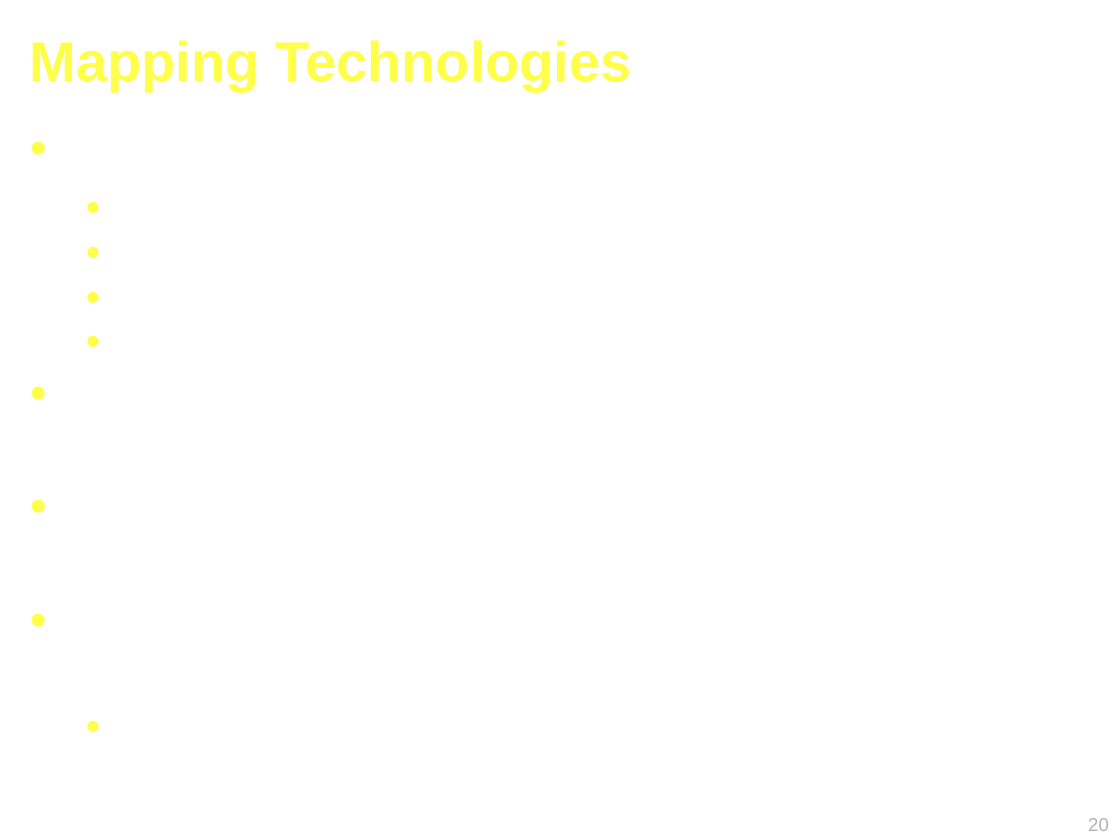
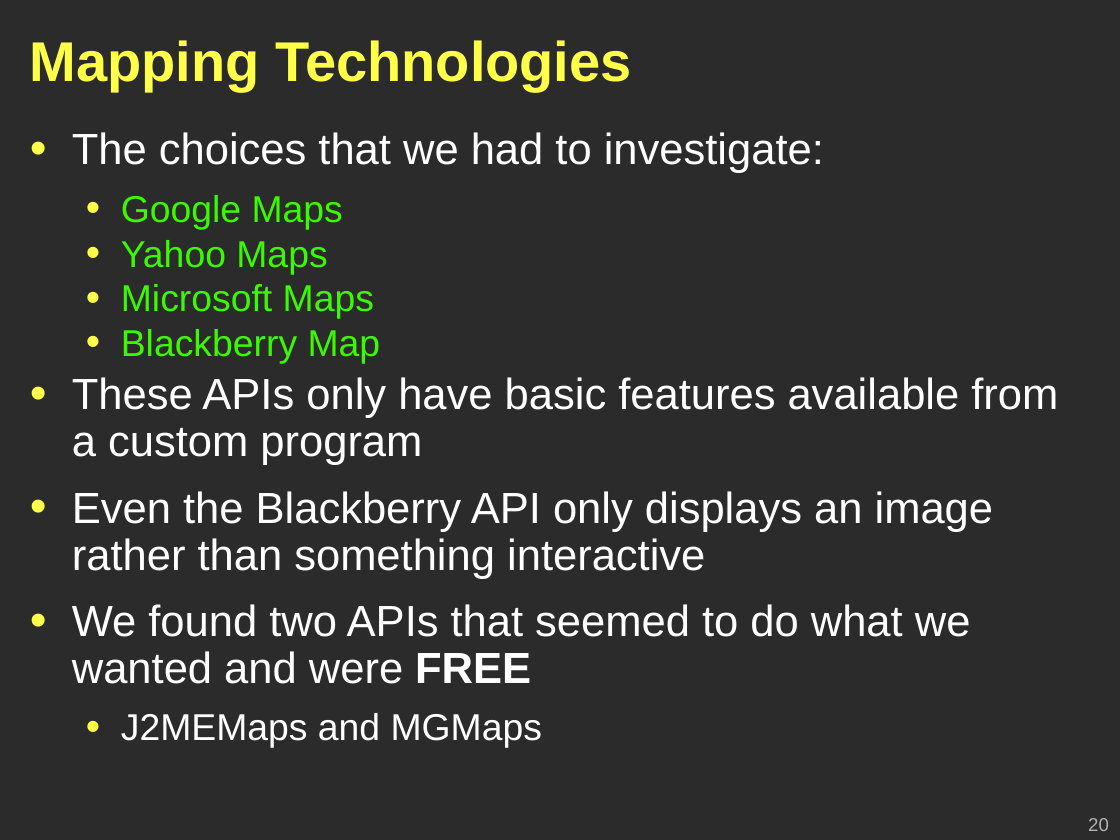
Before and after one commit to Geoffsc/psu-edu-sweng500, a slide deck: slide 20 of docs/presentation/sweng500-carpool-presentation.ppt. Drawn at 1120x840 pixels with LibreOffice and Linux fonts; fonts in the diff are those of the drawing; background and template pictures are left out; a plain dark background stands for a picture behind light text. Boxes give left, top, right and bottom in pixels: in the first picture for what was removed or moved away, otherwise in the second. Text is boxed around its words. In the diff, an @@ line names an element or a change of style, - is before the commit and + after.

```diff
--- a/docs/presentation/sweng500-carpool-presentation.ppt
+++ b/docs/presentation/sweng500-carpool-presentation.ppt
@@ background #FFFFFF to picture (left out) @@
@@ text added at bbox=[72, 132, 1058, 748], 28 pt, text #FFFFFF @@
+• The choices that we had to investigate:
+  • Google Maps
+  • Yahoo Maps
+  • Microsoft Maps
+  • Blackberry Map
+• These APIs only have basic features available from a custom program
+• Even the Blackberry API only displays an image rather than something interactive
+• We found two APIs that seemed to do what we wanted and were FREE
+  • J2MEMaps and MGMaps
```
Also in this commit, not shown: 30 other slides changed.
